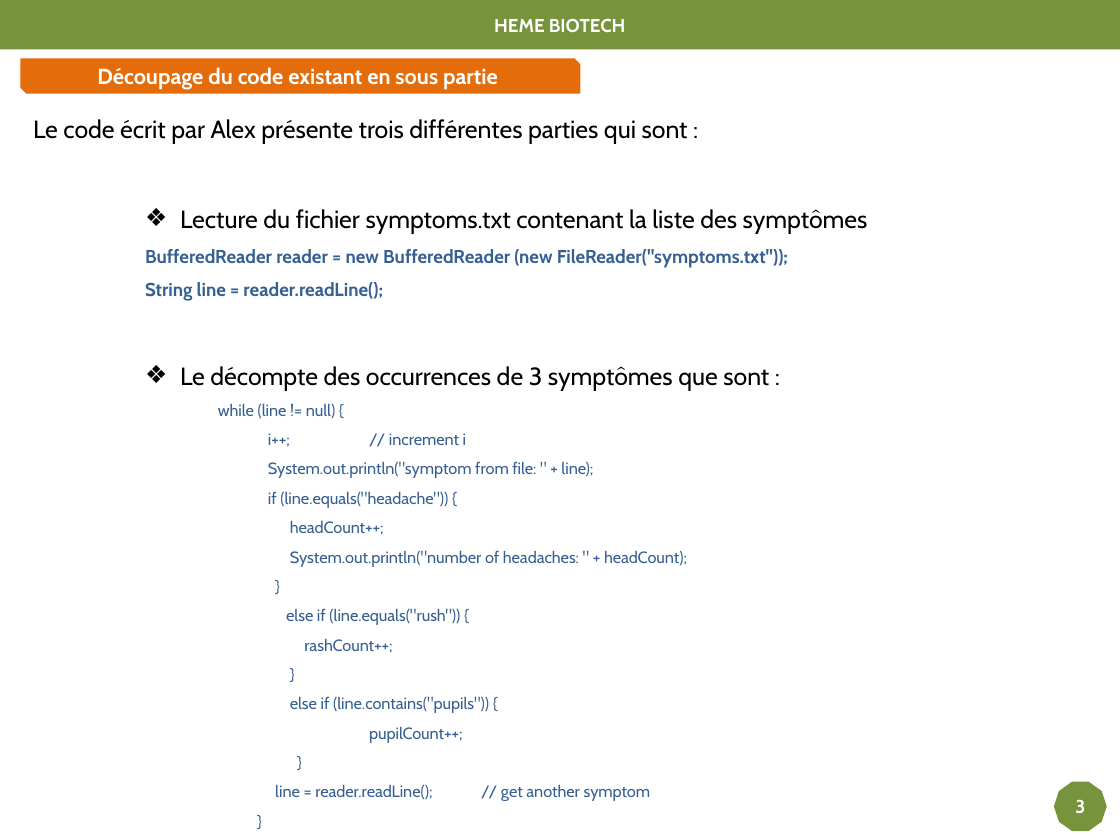
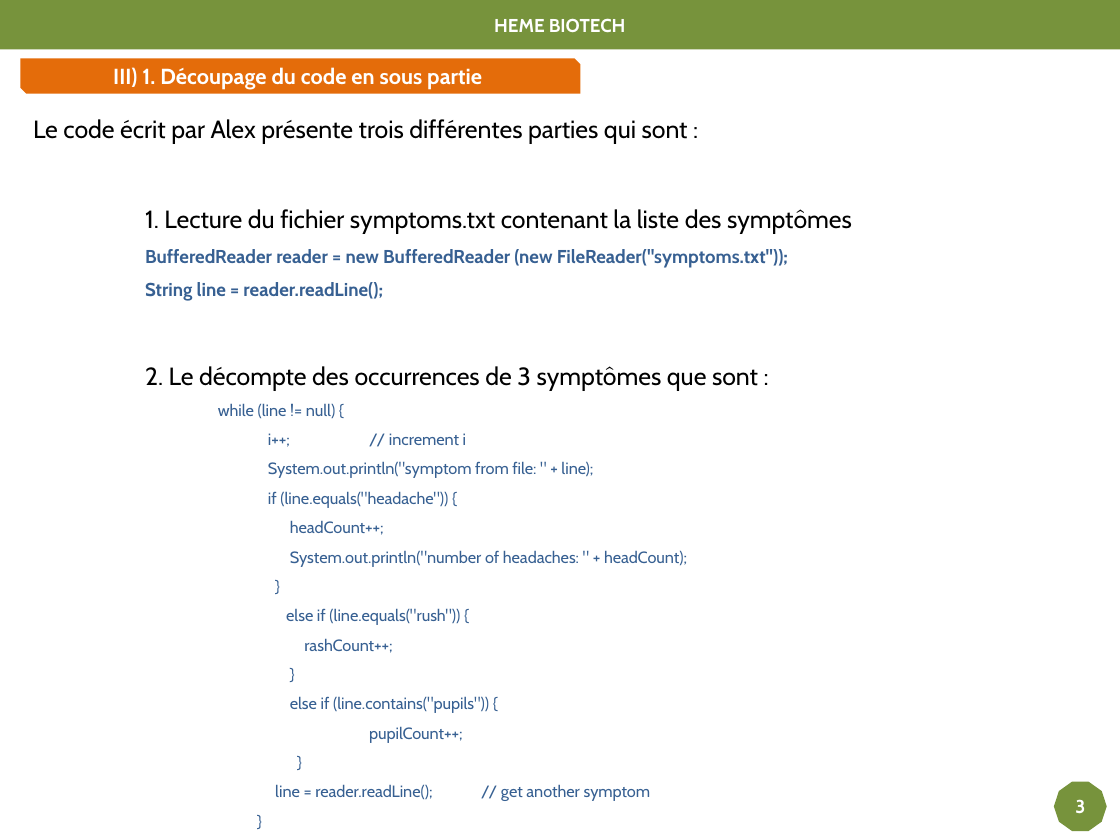
Before and after one commit to bende47/Project_DA_Java_EN_Come_to_the_Rescue_of_a_Java_Application, a slide deck: slide 5 of Projet P2.pptx (slide 3 before the commit). Drawn at 1120x840 pixels with LibreOffice and Linux fonts; fonts in the diff are those of the drawing. Boxes give left, top, right and bottom in pixels: in the first picture for what was removed or moved away, otherwise in the second. Text is boxed around its words. In the diff, an @@ line names an element or a change of style, - is before the commit and + after.

```diff
--- a/Projet P2.pptx
+++ b/Projet P2.pptx
@@ text in snip diag rect at (x1=113, y1=67, x2=482, y2=90): text changed @@
-Découpage du code existant en sous partie
+III) 1. Découpage du code en sous partie
@@ text at (x1=145, y1=209, x2=852, y2=233): text changed @@
-    ❖ Lecture du fichier symptoms.txt contenant la liste des symptômes
+    1. Lecture du fichier symptoms.txt contenant la liste des symptômes
@@ text at (x1=145, y1=366, x2=758, y2=390): text changed @@
-    ❖ Le décompte des occurrences de 3 symptômes que sont :
+    2. Le décompte des occurrences de 3 symptômes que sont :
```
Also in this commit, not shown: 8 other slides changed, 2 slides added.
